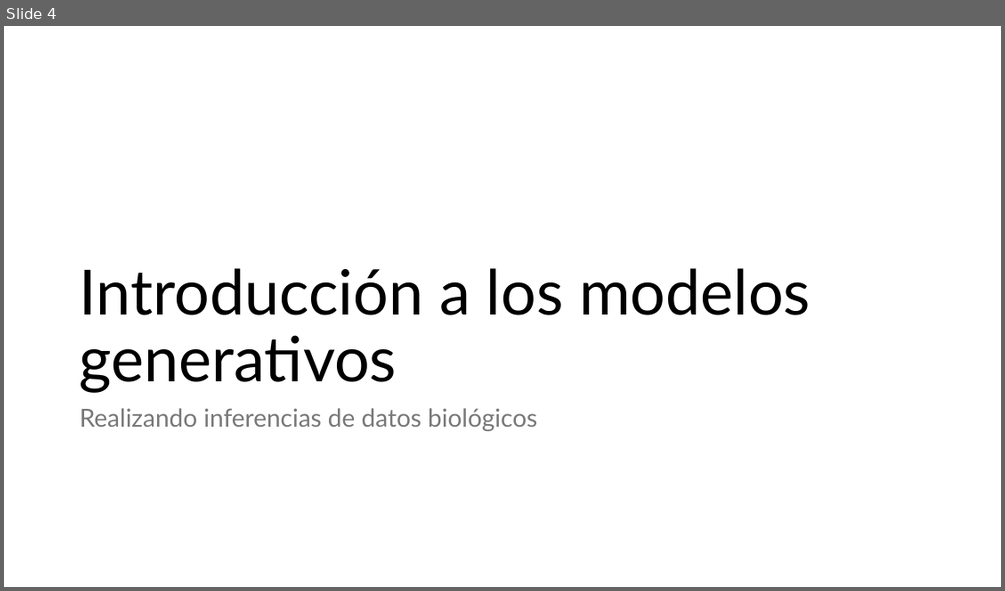
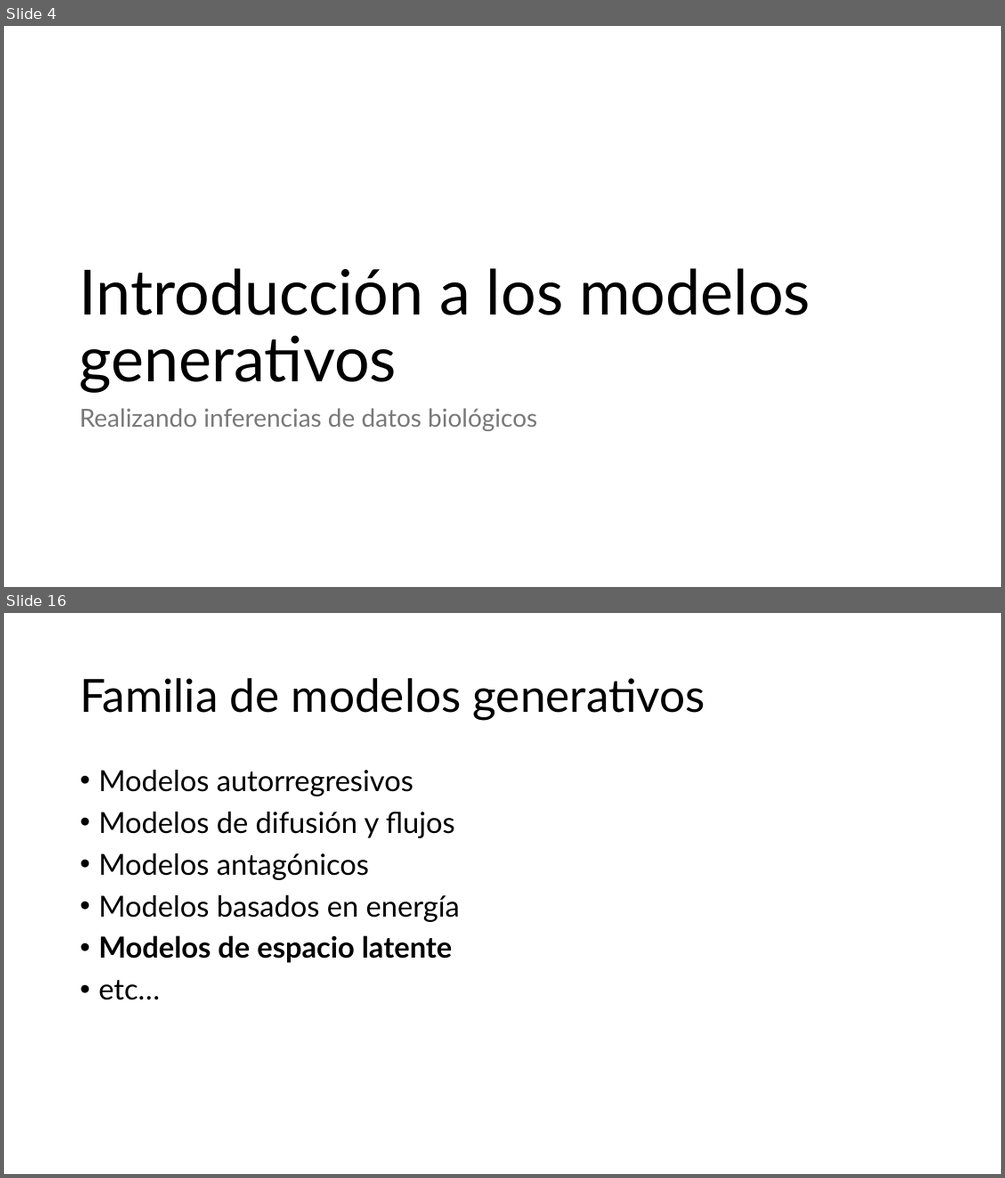
Before and after one commit to edircoli/taller-genbio, a slide deck: slides/byos_ppt.pptx. Shown one above the other, each under a label of ours: slide 4 before the commit, slides 4 and 16 after it; the slides between them are not shown. The pictures are 1005x591 and 1005x1178 pixels, drawn with LibreOffice and Linux fonts; fonts in the diff are those of the drawing. Boxes give left, top, right and bottom in pixels: in the first picture for what was removed or moved away, otherwise in the second. Text is boxed around its words. In the diff, an @@ line names an element or a change of style, - is before the commit and + after.

```diff
--- a/slides/byos_ppt.pptx
+++ b/slides/byos_ppt.pptx
@@ slide 16 added at <box>4,613,1001,1174</box>, background #FFFFFF @@
@@ title added at <box>80,678,705,720</box>, 44 pt, text #000000 @@
+Familia de modelos generativos
@@ text added at <box>98,770,460,1000</box>, 28 pt, text #000000 @@
+• Modelos autorregresivos
+• Modelos de difusión y flujos
+• Modelos antagónicos
+• Modelos basados en energía
+• Modelos de espacio latente
+• etc…
```
Also in this commit, not shown: 1 slide changed, 23 other slides added.
